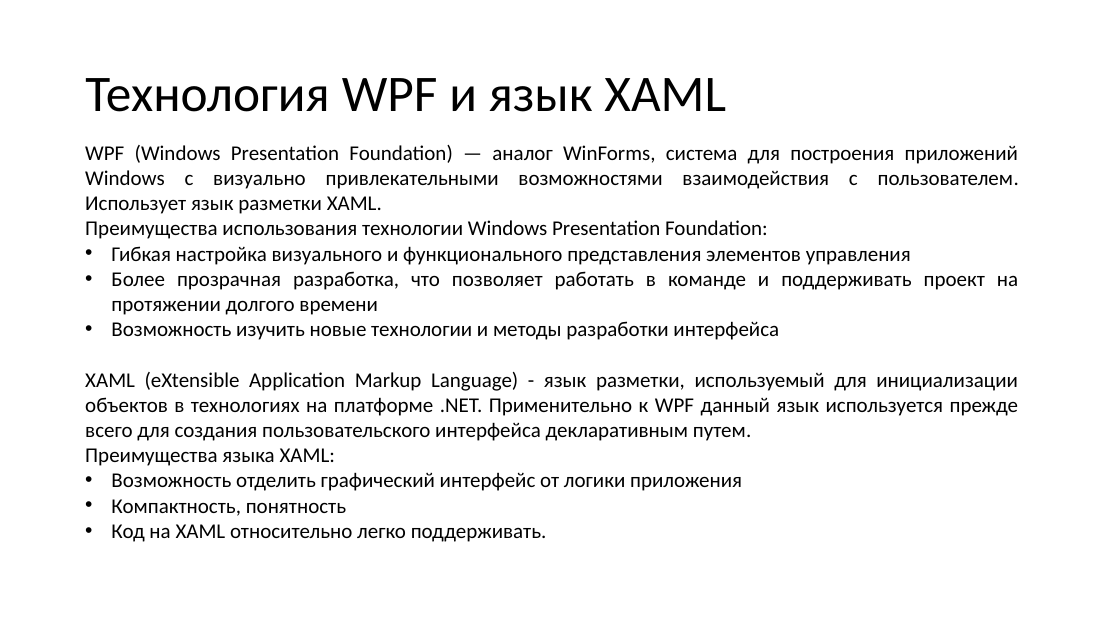
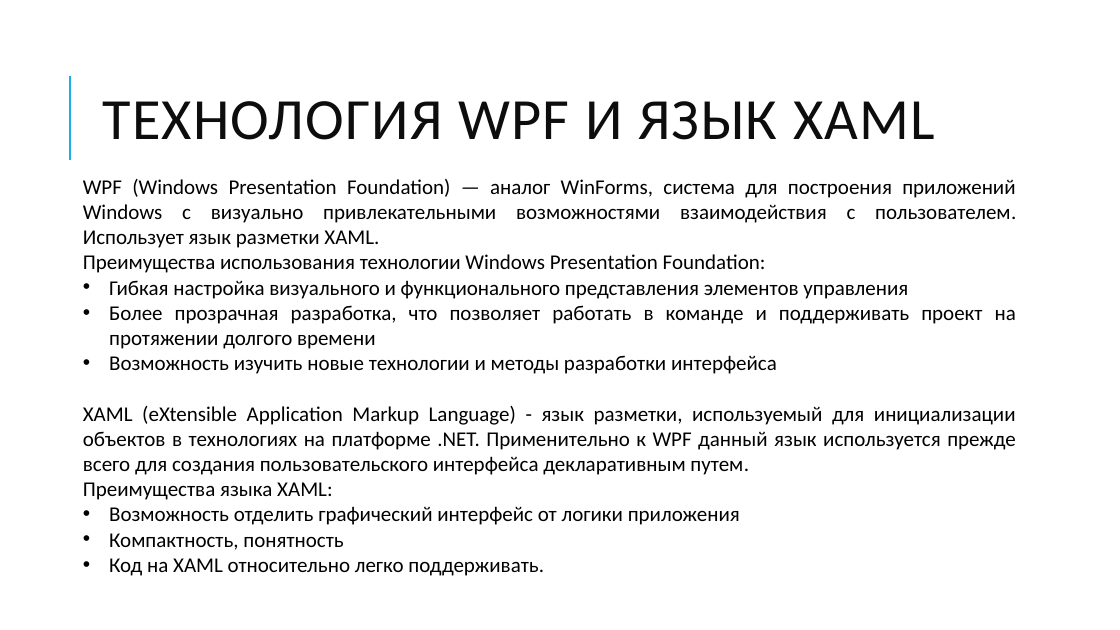
Before and after one commit to N0tilT/Timelon, a slide deck: slide 12 of docs/Timelon.pptx. Drawn at 1120x630 pixels with LibreOffice and Linux fonts; fonts in the diff are those of the drawing. Boxes give left, top, right and bottom in pixels: in the first picture for what was removed or moved away, otherwise in the second. Text is boxed around its words. In the diff, an @@ line names an element or a change of style, - is before the commit and + after.

```diff
--- a/docs/Timelon.pptx
+++ b/docs/Timelon.pptx
@@ line added from (70, 160) to (70, 76), #1CADE4 1.5 pt @@
@@ title at [102, 101, 935, 140]: text changed; size 44 to 50 pt; text colour #000000 to #0D0D0D @@
-Технология WPF и язык XAML
+ТЕХНОЛОГИЯ WPF И ЯЗЫК XAML
@@ text "WPF (Windows Presentation Foundation) — ...": place and size @@
-text "WPF (Windows Presentation Foundation) — ..." at [85, 145, 1019, 542]
+text "WPF (Windows Presentation Foundation) — ..." at [83, 179, 1016, 576]
```
Also in this commit, not shown: 24 other slides changed.
